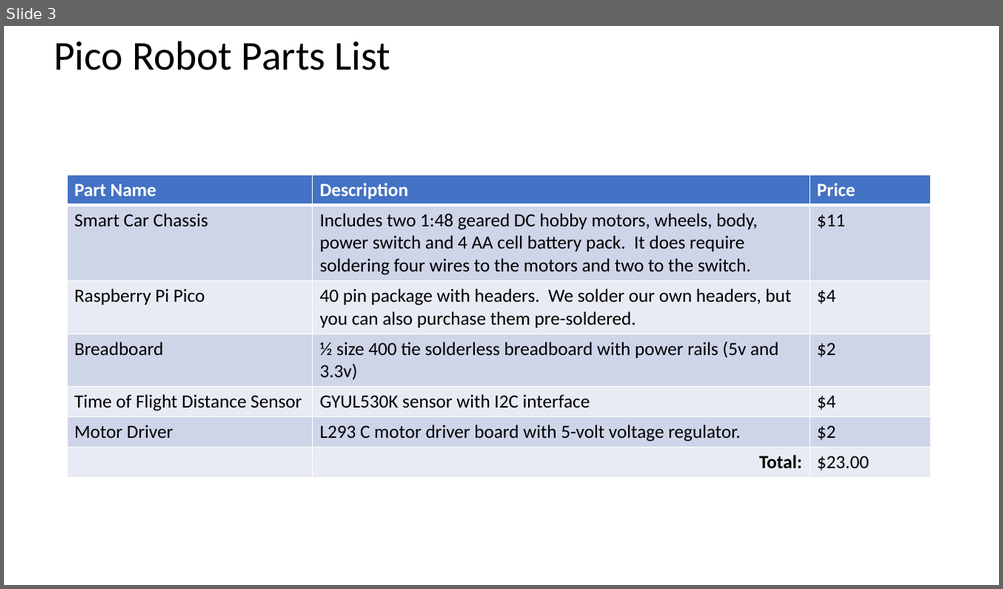
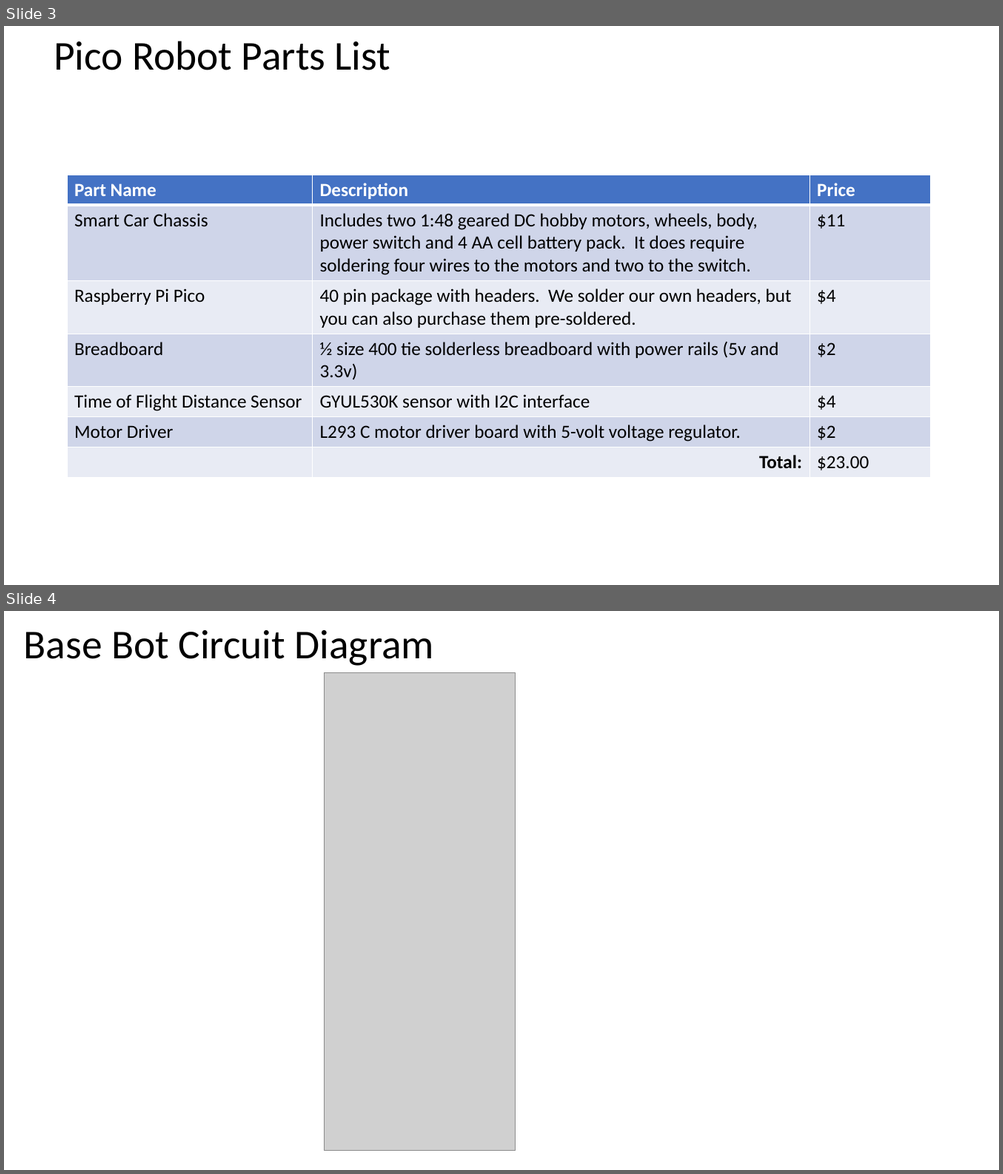
Before and after one commit to CoderDojoTC/micropython, a slide deck: docs/presentations/Robot_Figures.pptx. Shown one above the other, each under a label of ours: slide 3 before the commit, slides 3 and 4 after it. The pictures are 1003x589 and 1003x1174 pixels, drawn with LibreOffice and Linux fonts; fonts in the diff are those of the drawing; grey boxes stand for pictures. Boxes give left, top, right and bottom in pixels: in the first picture for what was removed or moved away, otherwise in the second. Text is boxed around its words. In the diff, an @@ line names an element or a change of style, - is before the commit and + after.

```diff
--- a/docs/presentations/Robot_Figures.pptx
+++ b/docs/presentations/Robot_Figures.pptx
@@ slide 4 added at (x1=4, y1=611, x2=999, y2=1170), background #FFFFFF @@
@@ title added at (x1=24, y1=630, x2=434, y2=666), 39.6 pt, text #000000 @@
+Base Bot Circuit Diagram
@@ picture added at (x1=324, y1=673, x2=515, y2=1151) @@
```
Also in this commit, not shown: 5 other slides added, 12 other files.
